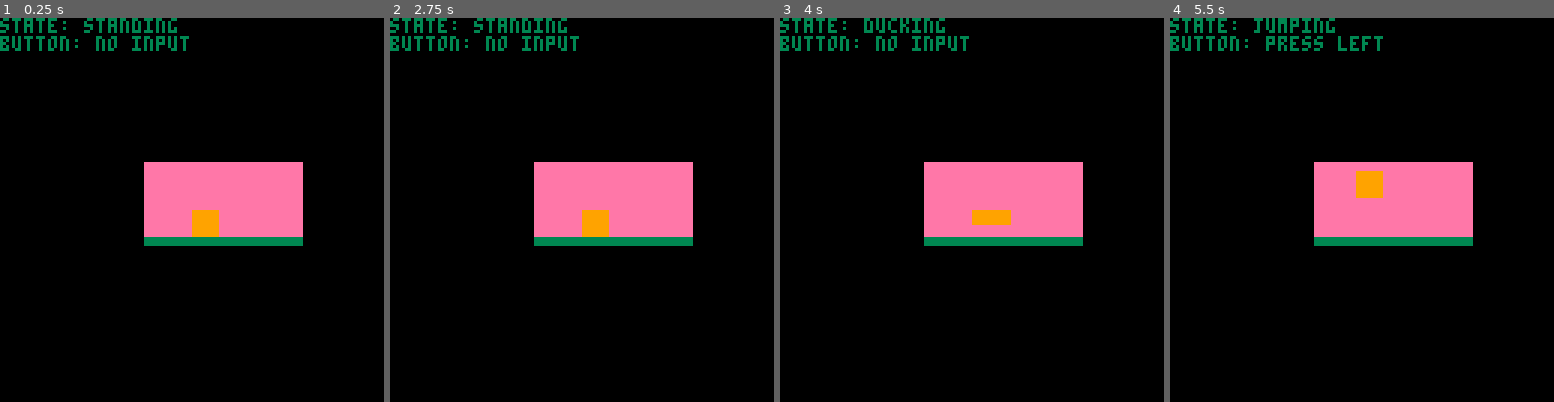
Above: before the commit, frames 1-4 (left to right).
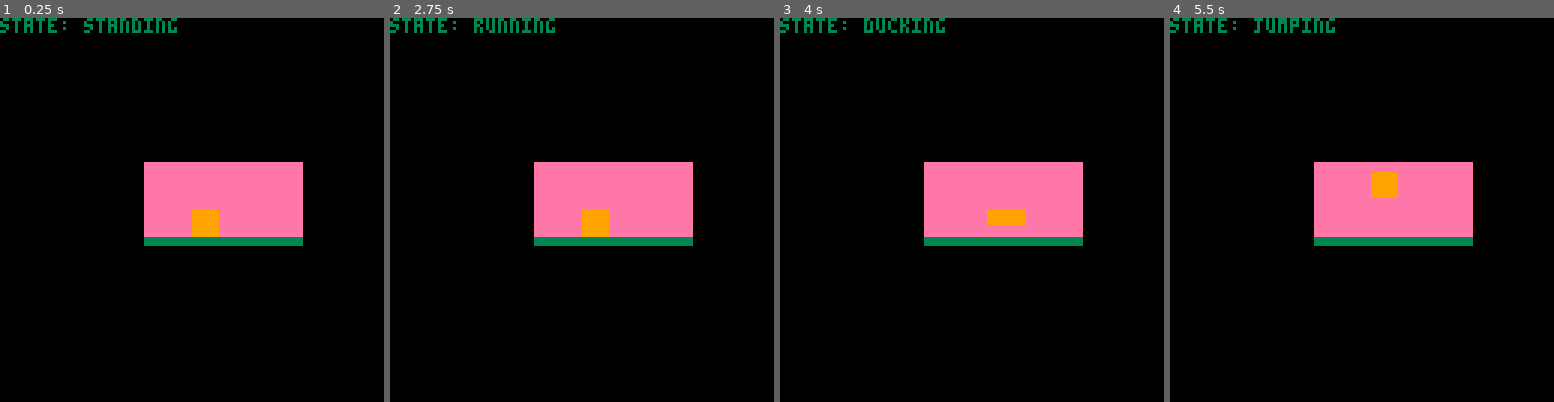
Above: after the commit, the same moments.

Repository: domKirs/statemachine
Game: PICO-8 cartridge statemachine.p8
Two runs of this game, one before a commit and one after it. Both use one fixed random seed, a clock stepped at 60 frames per second and the inputs below.
Inputs:
- Up to frame 1 (0.25 s): no input
- Up to frame 2 (2.75 s): tap X (X key) at 0.33, 1.07, 1.85 s; tap O (Z key) at 0.7, 1.7, 2.1, 2.5 s; hold Right 1.6-2.1 s; hold Up 2.15-2.42 s; hold Right from 2.47 s (still down)
- Up to frame 3 (4 s): tap O (Z key) at 2.9, 3.3, 3.7 s; tap X (X key) at 2.97 s; release Right at 3.03 s; hold Left 3.08-3.58 s; hold Down 3.63-3.97 s
- Up to frame 4 (5.5 s): hold Right 4.02-4.68 s; tap X (X key) at 4.08, 5.2 s; tap O (Z key) every 0.4 s from 4.1 to 5.3 s; hold Up 4.73-5.03 s; hold Left from 5.08 s (still down)

The runs differ from the first frame. In frame 1, 0.8% of the frame differs, in the area x 0-50%, y 4-9%; in frame 2, 1.1%; in frame 3, 1.1%; in frame 4, 1.4%, in the area x 0-60%, y 4-47%.

Commit message:
Update statemachine.p8

Diff:
--- a/statemachine.p8
+++ b/statemachine.p8
@@ -2,7 +2,13 @@
 version 18
 __lua__
 
-local PRESS_LEFT, PRESS_UP, PRESS_DOWN, PRESS_X, NO_INPUT = 0, 2, 3, 5, 666
+local PRESS_LEFT,
+      PRESS_RIGHT,
+      PRESS_UP,
+      PRESS_DOWN,
+      PRESS_C,
+      PRESS_X,
+      NO_INPUT = 0, 1, 2, 3, 4, 5, 666
 
 local Standing_State,
       Running_State,
@@ -21,15 +27,15 @@
 function Standing_State:handle_input(heroine, input)
     if input == PRESS_X then
         heroine.state = Heroine_States.jumping_state
-        heroine.state:enter()
+        heroine.state:enter(input)
     elseif input == PRESS_DOWN then
         heroine.state = Heroine_States.ducking_state
-        heroine.state:enter()
+        heroine.state:enter(input)
         heroine.w = heroine.ducking_w
         heroine.h = heroine.ducking_h
-    elseif input == PRESS_LEFT then
+    elseif input == PRESS_LEFT or input == PRESS_RIGHT then
         heroine.state = Heroine_States.running_state
-        heroine.state:enter()
+        heroine.state:enter(input)
     end
 end
 
@@ -37,7 +43,7 @@
 
 end
 
-function Standing_State:enter()
+function Standing_State:enter(input)
 
 end
 
@@ -50,16 +56,20 @@
     o.decel = 0.08 -- stop from max speed within 16 frames
     o.max_spd = 1.28
     o.is_running = false
+    o.dir = nil -- left
     return o
 end
 
 function Running_State:handle_input(heroine, input)
     if input == PRESS_X then
         heroine.state = Heroine_States.jumping_state
-        heroine.state:enter()
-        return
+        heroine.state:enter(input)
     elseif input == PRESS_LEFT then
         self.is_running = true
+        self.dir = -1
+    elseif input == PRESS_RIGHT then
+        self.is_running  = true
+        self.dir = 1
     elseif input == NO_INPUT then
         self.is_running = false
     end
@@ -77,22 +87,27 @@
 
     if self.initial_v < 0 then
         heroine.state = Heroine_States.standing_state
-        heroine.state:enter()
-    end
-
-
-    heroine.x += -self.initial_v
+        heroine.state:enter(input)
+    end
+
+
+    heroine.x += self.initial_v * self.dir
 
     -- if heroine.x < 48 then
     --     heroine.x = 48
     --     heroine.state = Heroine_States.standing_state
-    --     heroine.state:enter()
+    --     heroine.state:enter(input)
     -- end
 end
 
-function Running_State:enter()
+function Running_State:enter(input)
     self.initial_v = 0
     self.is_running = true
+    if input == PRESS_LEFT then
+        self.dir = -1
+    elseif input == PRESS_RIGHT then
+        self.dir = 1
+    end
 end
 
 Jumping_State.__index = Jumping_State
@@ -124,11 +139,11 @@
 
     if self.initial_v >= 0 then
         heroine.state = Heroine_States.falling_state
-        heroine.state:enter()
-    end
-end
-
-function Jumping_State:enter()
+        heroine.state:enter(input)
+    end
+end
+
+function Jumping_State:enter(input)
     self.initial_v = -1
 end
 
@@ -160,11 +175,11 @@
         else
             heroine.state = Heroine_States.standing_state
         end
-        heroine.state:enter()
-    end
-end
-
-function Falling_State:enter()
+        heroine.state:enter(input)
+    end
+end
+
+function Falling_State:enter(input)
     self.initial_v = 0
 end
 
@@ -186,7 +201,7 @@
 
 end
 
-function Ducking_State:enter()
+function Ducking_State:enter(input)
 
 end
 
@@ -228,22 +243,19 @@
     heroine = Heroine:new(64, 64)
 end
 
-local button = "no input"
-
 function _update60()
     if btn(PRESS_LEFT) then
-        button = "press left"
         heroine:handle_input(PRESS_LEFT)
+    elseif btn(PRESS_RIGHT) then
+        heroine:handle_input(PRESS_RIGHT)
     elseif btn(PRESS_UP) then
         heroine:handle_input(PRESS_UP)
     elseif btn(PRESS_DOWN) then
         heroine:handle_input(PRESS_DOWN)
     else
-        button = "no input"
         heroine:handle_input(NO_INPUT)
     end
     if btn(PRESS_X) then
-        button = "press x"
         heroine:handle_input(PRESS_X)
     end
 
@@ -256,7 +268,6 @@
     heroine:draw()
     rectfill(48, 73, 100, 75, 3)
     print("state: " .. heroine.state.state)
-    print("button: " .. button)
 end
 
 
